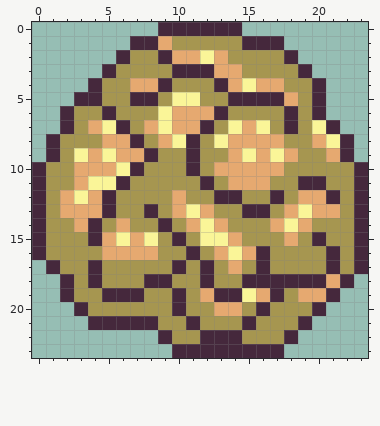
A pixel-art sprite gets an edit: Assets/Sprites/meteor.png. This is how it looked before the edit.
The file is 24x24 pixels.
Once edited:
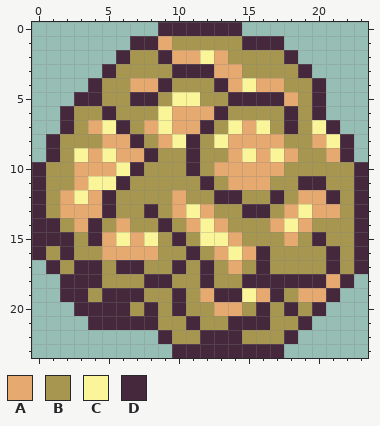
Palette (. is transparent): A #e6a970  B #a69650  C #faf598  D #45283c
Difference:
@@ x 0..23 @@
 13 DBAAADBBDBACABBDDBACAABD
-14 DBBADBABBDBACABBBACABBBD
-15 DBBBDACACBDBCCABBBABDBBD
-16 DBBBBAAAABBDBACADBBBBDBD
-17 .DBBDBBBBBDBDBABDBBBBDBD
-18 ..DBDBBBDDBBDBBDDDDDDAD.
-19 ..DBBDDDBBDBADDCADBAAD..
-20 ...DBBBBBBDBBAABDBBBD...
-21 ....DDDDDBBDBBBDBBBD....
+14 DDBADBABBDBACABBBACABBBD
+15 DDDBDACACBDBCCABBBABDBBD
+16 DBDBBAAAABBDBACADBBBBDBD
+17 .DBDDBDDBBDBDBABDBBBBDBD
+18 ..DDDBBBDDBBDBBDDDDDDAD.
+19 ..DDBDDDBBDBADDCADBAAD..
+20 ...DDDDBDBDBBAABDBDBD...
+21 ....DDDDDBBDBBDDDBBD....
 22 .........DBBDDDBBBD.....
Boxes around the changes in both pictures, in picture pixels (x1, y1, x2, y2):
changed: (46, 218, 158, 316)
changed: (228, 302, 298, 330)
